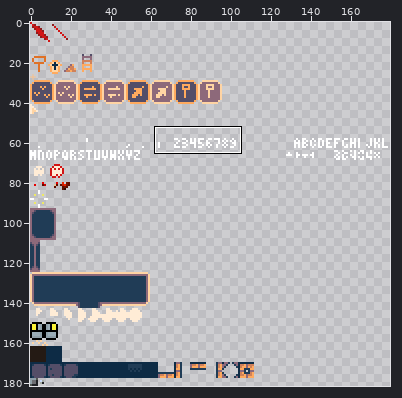
One commit to this sprite sheet: dist/final/sprites.png. Above: a wide view before the commit, with the close-up outlined.
Close-up. Old version:
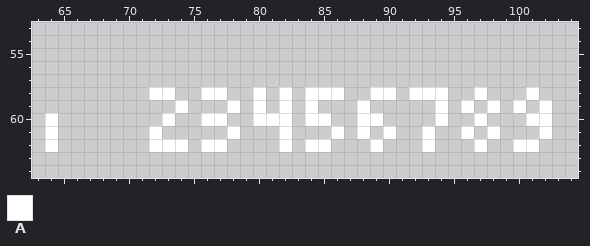
The file is 180x171 pixels. Colours within 5 levels of each other are drawn and written as one. Shown: x 63..104, y 53..64. The old version is drawn lined up with the new one. The commit also changed other parts of the picture, which this record leaves out.
Palette (. is transparent): A #ffffff
Pixels before, first column x 64:
58 ........AA..AA..A.A.AAA..AA.AAA..A...A.
59 ..........A...A.A.A.A...A.....A.A.A.A.A
60 A........A..AA..AAA.AA..AA....A..A...AA
61 A.......A.....A...A...A.A.A..A..A.A...A
62 A.......AAA.AA....A.AA...A...A...A..AA.
After:
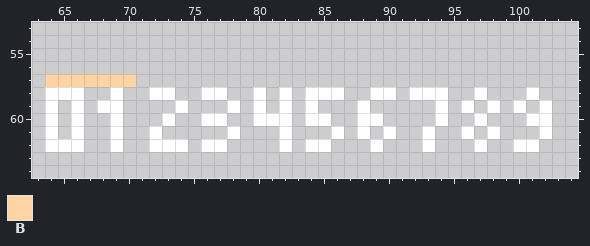
Colours new in this view: B #ffd4a3
The exact change:
canvas 180x171 -> 180x182; drawings rearranged on the sheet (the old picture shows each at its new place; 2 dropped ones are not shown)
y 57: x 64..70 ....... -> BBBBBBB
y 58: x 64..66 ... -> AAA; x 69 . -> A
y 59: x 64 . -> A; x 66 . -> A; x 68..69 .. -> AA
y 60..61: x 66 . -> A; x 69 . -> A
y 62: x 65..66 .. -> AA; x 69 . -> A
Where, in picture pixels (left, top, right, bottom), the same in both close-ups:
added: (45, 74, 136, 152)
